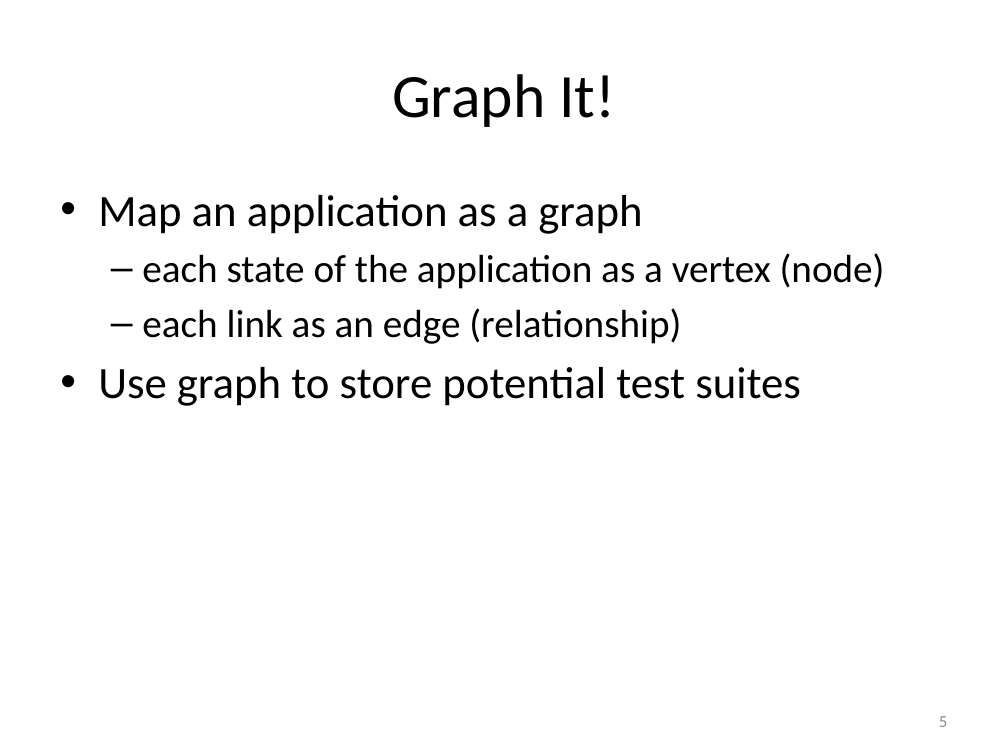
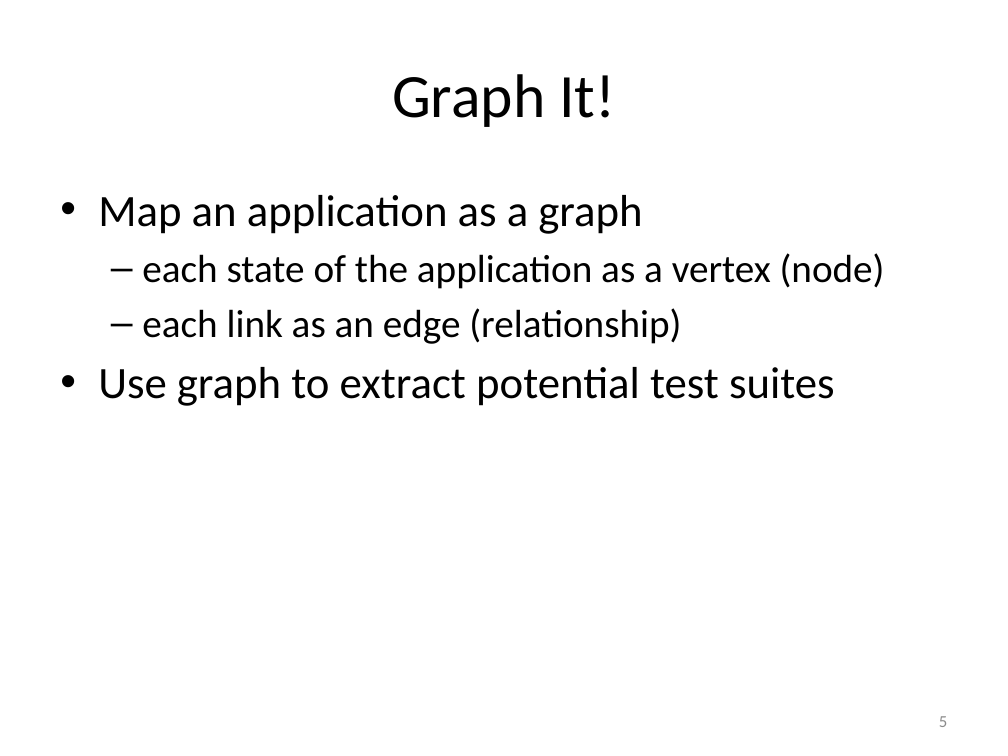
Before and after one commit to jongguo/ljkGitDB, a slide deck: slide 5 of project/cs6890-testing-project-presentation.pptx. Drawn at 1008x756 pixels with LibreOffice and Linux fonts; fonts in the diff are those of the drawing. Boxes give left, top, right and bottom in pixels: in the first picture for what was removed or moved away, otherwise in the second. Text is boxed around its words. In the diff, an @@ line names an element or a change of style, - is before the commit and + after.

```diff
--- a/project/cs6890-testing-project-presentation.pptx
+++ b/project/cs6890-testing-project-presentation.pptx
@@ text at (98,367,835,406): text changed @@
-• Use graph to store potential test suites
+• Use graph to extract potential test suites
```
Also in this commit, not shown: 6 other slides changed, 1 slide added, 5 other files.
